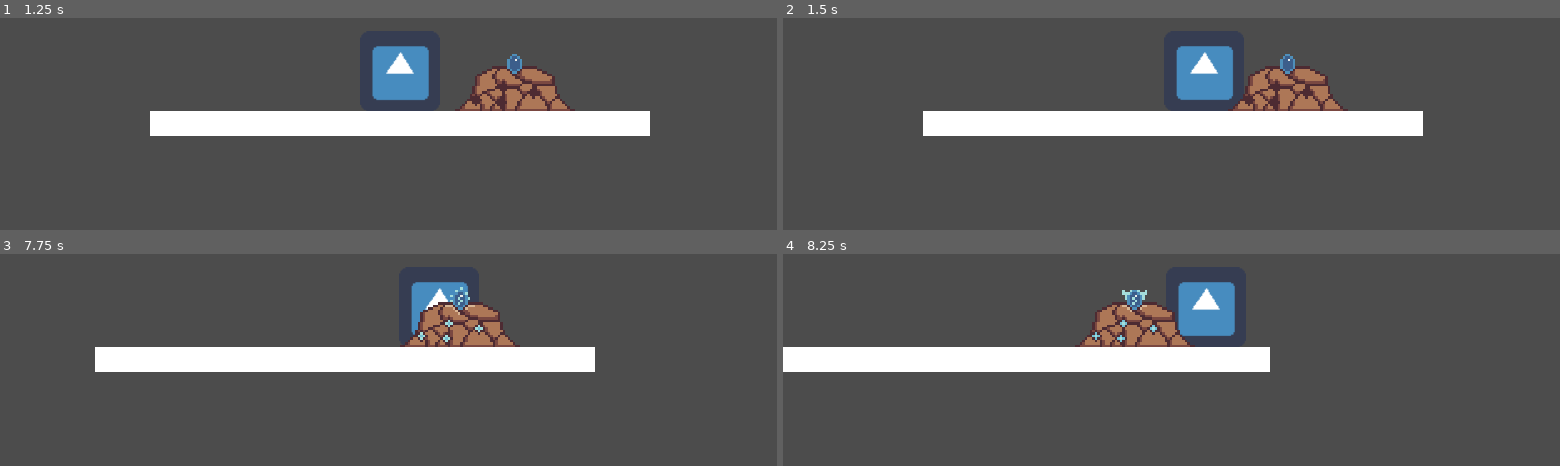
Above: before the commit, frames 1-4 (two rows, left to right).
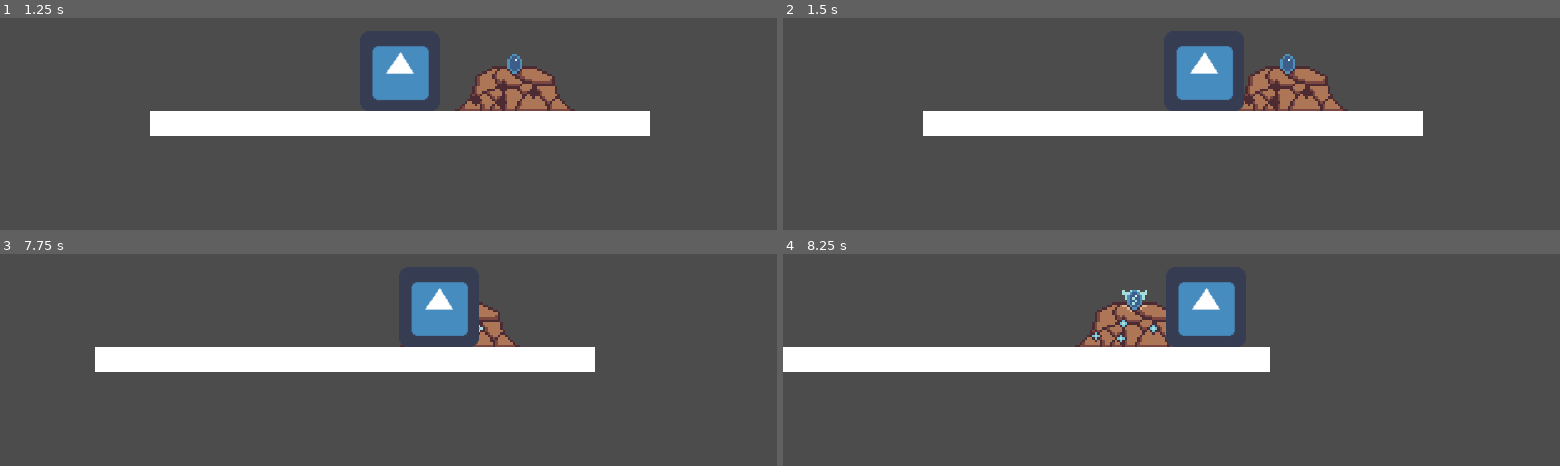
Above: after the commit, the same moments.

Repository: zcarter95/GodotWildJam49
Game: Godot game, scene res://scenes/title/title.tscn
The game is run twice, just before and just after one commit, with the same random seed, the same clock (stepped at 60 frames per second) and the same inputs. The engine's default icon, where the game draws it, is replaced by a stand-in: a white triangle on a blue panel in a dark square.
Inputs:
- Up to frame 1 (1.25 s): click "Start" at 0.5 s
- Up to frame 2 (1.5 s): tap Enter at 1.25 s; hold D (move_right) from 1.28 s (still down)
- Up to frame 3 (7.75 s): tap W (move_up) at 1.52, 2.27, 4.52, 5.27, 6.02 s; release D (move_right) at 2.78 s; hold A (move_left) 2.78-3.5 s; click "Retry" at 3.5 s; tap Space at 4.25 s; hold D (move_right) 4.28-5.78 s; hold A (move_left) 5.78-6.5 s; click "Retry" at 6.5 s; tap Enter at 7.25 s; hold D (move_right) from 7.28 s (still down)
- Up to frame 4 (8.25 s): release D (move_right) at 8.03 s; hold A (move_left) from 8.03 s (still down)

Frame 1 is identical in both runs. In frame 2, less than 0.1% of the frame differs, in the area x 57-60%, y 35-44%; in frame 3, 1.7%, in the area x 51-62%, y 15-44%; in frame 4, 0.3%.

Commit message:
Update world.tscn

Diff:
--- a/scenes/world/world.tscn
+++ b/scenes/world/world.tscn
@@ -24,6 +24,7 @@
 
 [node name="Player" parent="." groups=["Player"] instance=ExtResource( 1 )]
 position = Vector2( 237, 178 )
+z_index = 10
 
 [node name="CanvasLayer" type="CanvasLayer" parent="."]
 
